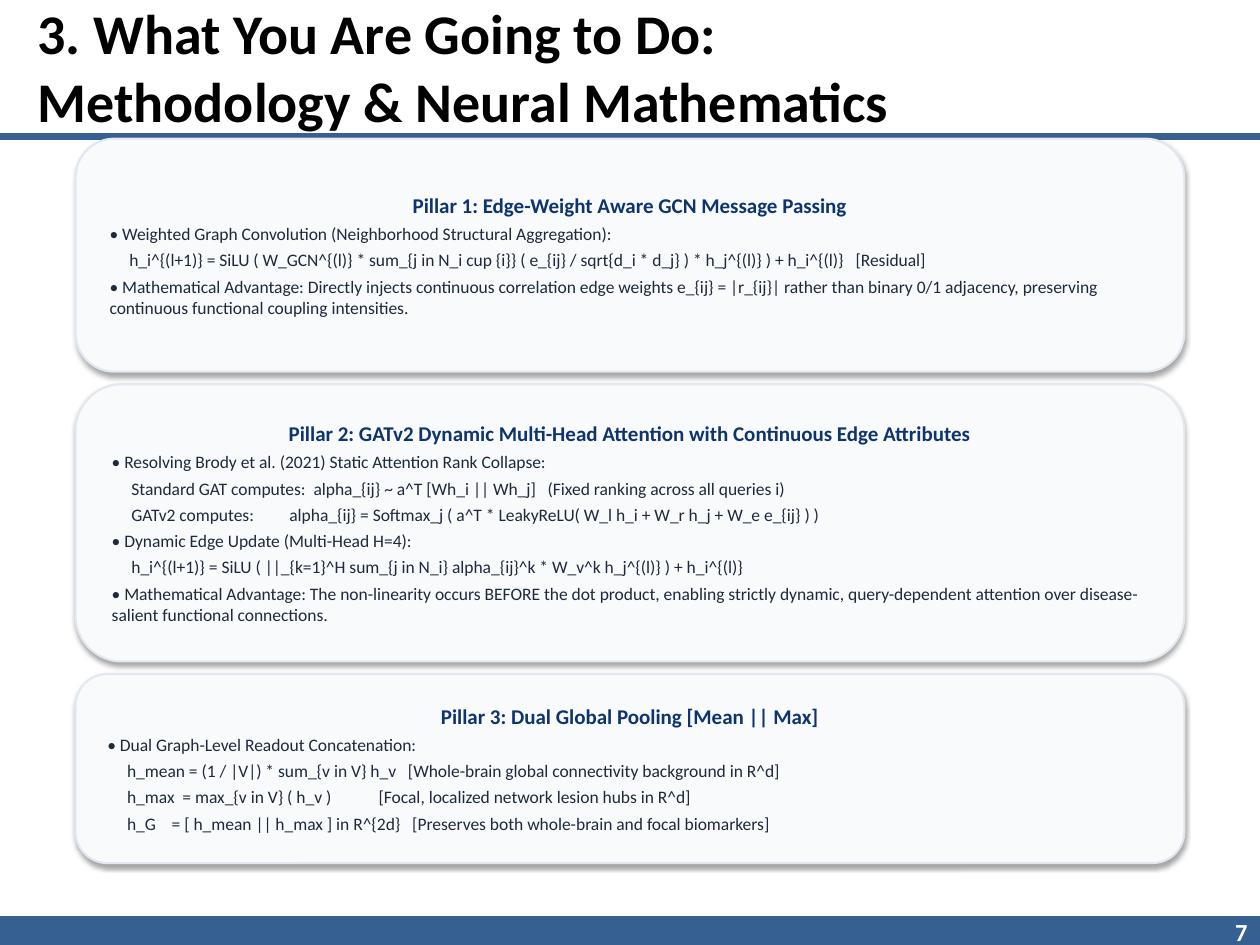
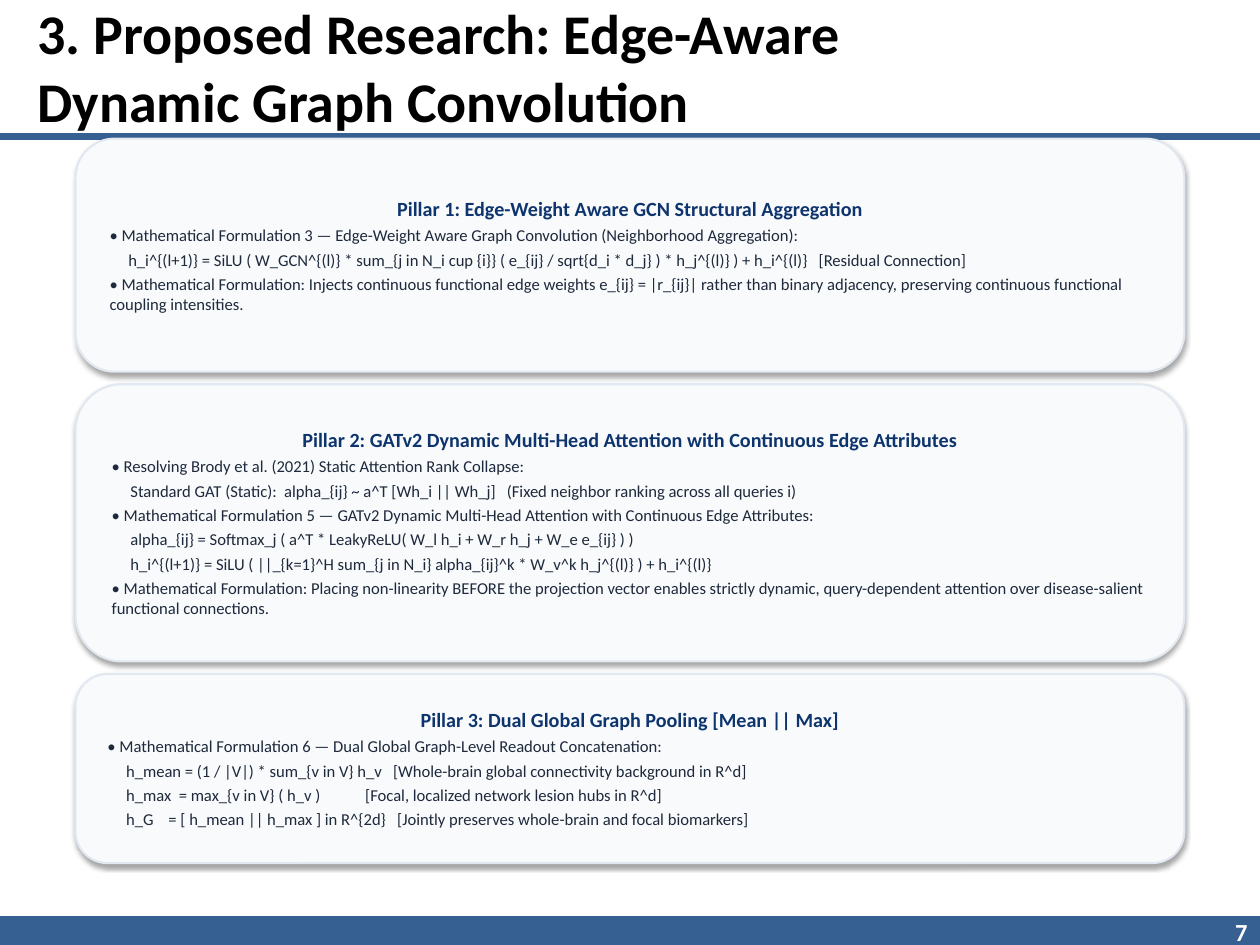
Before and after one commit to AnimeshBasak-14/Neuro-Neo4j, a slide deck: slide 7 of IITR_Neuro_Neo4j_Presentation.pptx. Drawn at 1260x945 pixels with LibreOffice and Linux fonts; fonts in the diff are those of the drawing; background and template pictures are left out. Boxes give left, top, right and bottom in pixels: in the first picture for what was removed or moved away, otherwise in the second. Text is boxed around its words. In the diff, an @@ line names an element or a change of style, - is before the commit and + after.

Commit message:
feat: complete LaTeX thesis blocks and PyG implementation for 9 core mathematical formulations
- models/gnn/neural_connectome_math.py:
  * Complete PyTorch Geometric implementations for Formulations 1 to 9
  * Includes multi-modal fMRI + DTI attentive cross-gating fusion operator
  * 100% verified test execution
- docs/neural_connectome_math.tex:
  * Comprehensive formal LaTeX equations and derivations for PhD thesis
- IITR_Neuro_Neo4j_Presentation.pptx:
  * Recompiled with prospective framing ('What We Will Do' as PhD research plan)
  * Hardware references removed; slides dedicated to Problem Statement, 4 Baseline Papers, Proposed Methodology, Mathematics, and DTI Multi-Modal Extension.

```diff
--- a/IITR_Neuro_Neo4j_Presentation.pptx
+++ b/IITR_Neuro_Neo4j_Presentation.pptx
@@ title at [38, 14, 840, 135]: text changed @@
-3. What You Are Going to Do: Methodology & Neural Mathematics
+3. Proposed Research: Edge-Aware Dynamic Graph Convolution
@@ text in rounded rectangle at [110, 202, 1122, 313]: text changed; size 10 to 9.5 pt @@
-Pillar 1: Edge-Weight Aware GCN Message Passing
-• Weighted Graph Convolution (Neighborhood Structural Aggregation):
-h_i^{(l+1)} = SiLU ( W_GCN^{(l)} * sum_{j in N_i cup {i}} ( e_{ij} / sqrt{d_i * d_j} ) * h_j^{(l)} ) + h_i^{(l)} [Residual]
-• Mathematical Advantage: Directly injects continuous correlation edge weights e_{ij} = |r_{ij}| rather than binary 0/1 adjacency, preserving continuous functional coupling intensities.
+Pillar 1: Edge-Weight Aware GCN Structural Aggregation
+• Mathematical Formulation 3 — Edge-Weight Aware Graph Convolution (Neighborhood Aggregation):
+h_i^{(l+1)} = SiLU ( W_GCN^{(l)} * sum_{j in N_i cup {i}} ( e_{ij} / sqrt{d_i * d_j} ) * h_j^{(l)} ) + h_i^{(l)} [Residual Connection]
+• Mathematical Formulation: Injects continuous functional edge weights e_{ij} = |r_{ij}| rather than binary adjacency, preserving continuous functional coupling intensities.
@@ text in rounded rectangle at [124, 433, 956, 573]: size 12 to 11.5 pt in "Pillar 2: GATv2 Dynamic Multi-Head Attention with ..."; size 10 to 9.5 pt in "• Resolving Brody et al. (2021) Static ...", "h_i^{(l+1)} = SiLU ( ||_{k=1}^H sum_{j in ..." @@
@@ text in rounded rectangle at [124, 485, 813, 548]: text changed; size 10 to 9.5 pt @@
-Standard GAT computes: alpha_{ij} ~ a^T [Wh_i || Wh_j] (Fixed ranking across all queries i)
-GATv2 computes: alpha_{ij} = Softmax_j ( a^T * LeakyReLU( W_l h_i + W_r h_j + W_e e_{ij} ) )
-• Dynamic Edge Update (Multi-Head H=4):
+Standard GAT (Static): alpha_{ij} ~ a^T [Wh_i || Wh_j] (Fixed neighbor ranking across all queries i)
+• Mathematical Formulation 5 — GATv2 Dynamic Multi-Head Attention with Continuous Edge Attributes:
+alpha_{ij} = Softmax_j ( a^T * LeakyReLU( W_l h_i + W_r h_j + W_e e_{ij} ) )
@@ text in rounded rectangle at [112, 582, 1143, 614]: text changed; size 10 to 9.5 pt @@
-• Mathematical Advantage: The non-linearity occurs BEFORE the dot product, enabling strictly dynamic, query-dependent attention over disease-salient functional connections.
+• Mathematical Formulation: Placing non-linearity BEFORE the projection vector enables strictly dynamic, query-dependent attention over disease-salient functional connections.
@@ text in rounded rectangle at [119, 712, 839, 755]: text changed; size 10 to 9.5 pt @@
-Pillar 3: Dual Global Pooling [Mean || Max]
-• Dual Graph-Level Readout Concatenation:
+Pillar 3: Dual Global Graph Pooling [Mean || Max]
+• Mathematical Formulation 6 — Dual Global Graph-Level Readout Concatenation:
@@ text in rounded rectangle at [126, 765, 746, 804]: size 10 to 9.5 pt in "h_mean = (1 / |V|) * sum_{v ...", "h_max = max_{v in V} ( h_v ..." @@
@@ text in rounded rectangle at [126, 813, 749, 828]: text changed; size 10 to 9.5 pt @@
-h_G = [ h_mean || h_max ] in R^{2d} [Preserves both whole-brain and focal biomarkers]
+h_G = [ h_mean || h_max ] in R^{2d} [Jointly preserves whole-brain and focal biomarkers]
```
Also in this commit, not shown: 9 other slides changed, 1 slide added, 1 slide removed, 3 other files.
